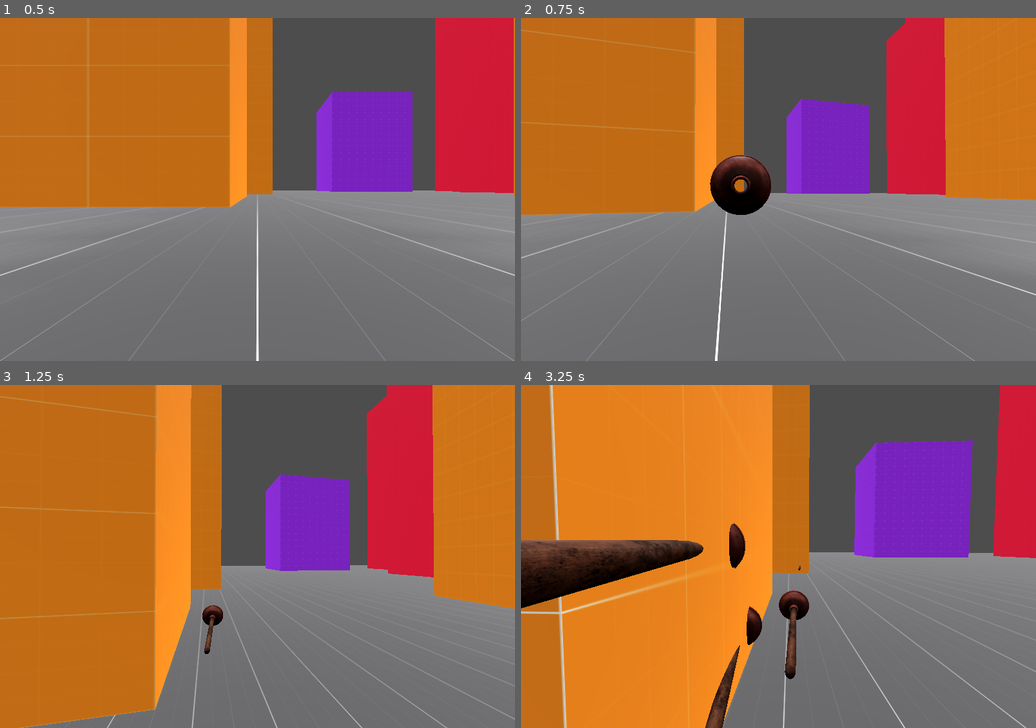
Above: before the commit, frames 1-4 (two rows, left to right).
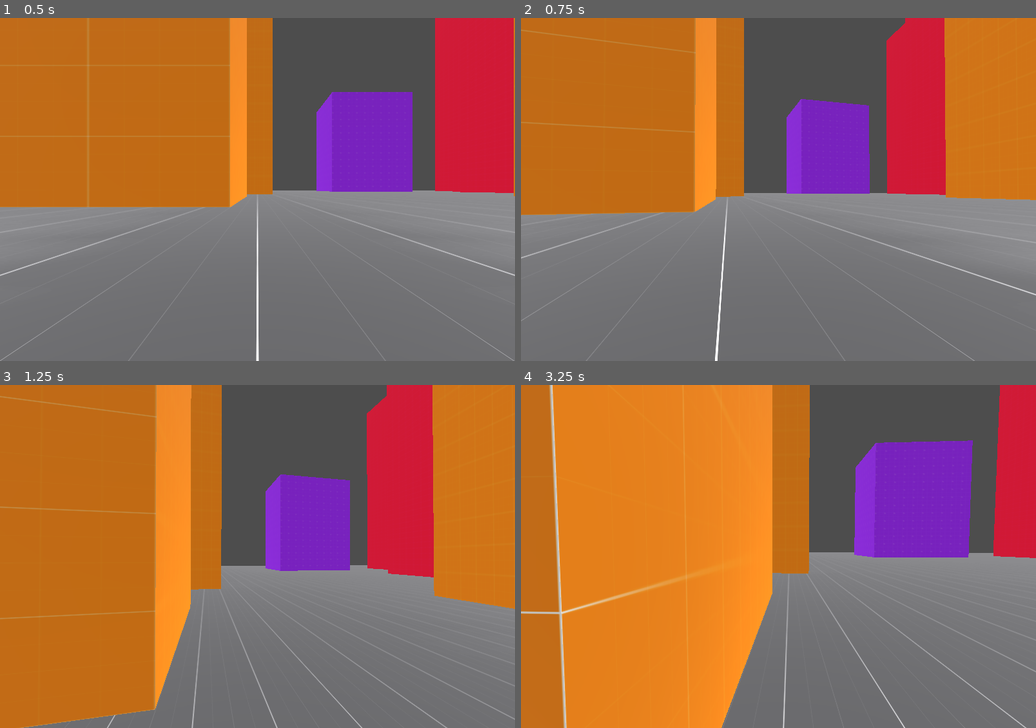
Above: after the commit, the same moments.

Repository: michlam/Plungerman
Game: Godot game, scene res://src/scenes/main.tscn
Same seed, same stepped clock (60 frames per second), same inputs: the game is played once before the commit and once after it.
Inputs (mouse positions are in pixels of both pictures, inside the frame that each line leads up to):
- Up to frame 1 (0.5 s): no input
- Up to frame 2 (0.75 s): move the mouse to (804, 189) at 0.52 s; hold W (move_forward) from 0.53 s (still down); right-click (804, 189) at 0.6 s
- Up to frame 3 (1.25 s): keep holding W (move_forward); tap Space (jump) at 0.77 s
- Up to frame 4 (3.25 s): keep holding W (move_forward); move the mouse to (752, 556) at 1.27 s; tap Shift (run) at 1.35 s; tap Space (jump) at 1.52, 3.02 s; right-click (752, 556) at 1.55 s; move the mouse to (788, 549) at 2.02 s; right-click (788, 549) at 2.1 s; move the mouse to (773, 563) at 2.77 s; right-click (773, 563) at 2.85 s

Frame 1 is identical in both runs. In frame 2, 1.6% of the frame differs, in the area x 36-49%, y 39-58%; in frame 3, 0.3%; in frame 4, 6.0%, in the area x 0-56%, y 40-100%.

Commit message:
Added plunger removal, tweaked some values

Diff:
--- a/src/scenes/plunger.tscn
+++ b/src/scenes/plunger.tscn
@@ -8,4 +8,4 @@
 script = ExtResource("1_eft37")
 
 [node name="PlungerScene" parent="." instance=ExtResource("1_tbn8r")]
-transform = Transform3D(0.0111125, -0.0599945, 0.998137, 0.436705, 0.898262, 0.0491294, -0.899536, 0.435345, 0.0361819, 0, 0.578608, 0)
+transform = Transform3D(0.00555625, -0.0299972, 0.499068, 0.218353, 0.449131, 0.0245647, -0.449768, 0.217673, 0.0180909, 0, 0.2993, 0.962363)
--- a/src/scripts/player.gd
+++ b/src/scripts/player.gd
@@ -8,6 +8,7 @@
 @onready var camera = $Camera3D
 
 const PLUNGER_SCENE = preload("res://src/scenes/plunger.tscn")
+var plunger;
 
 var direction = Vector3.ZERO
 
@@ -27,9 +28,12 @@
 
 func handle_plunger_input():
 	if Input.is_action_just_pressed("shoot"):
-		var plunger = PLUNGER_SCENE.instantiate()
+		plunger = PLUNGER_SCENE.instantiate()
 		add_child(plunger)
 		plunger.global_transform = global_transform
+
+	if Input.is_action_just_released("shoot"):
+		plunger.queue_free()
 
 
 # Handles WASD and jump inputs
--- a/src/scripts/plunger.gd
+++ b/src/scripts/plunger.gd
@@ -1,6 +1,6 @@
 extends RayCast3D
 
-@export var speed = 15.0
+@export var speed = 50.0
 
 
 func _physics_process(delta: float) -> void:
